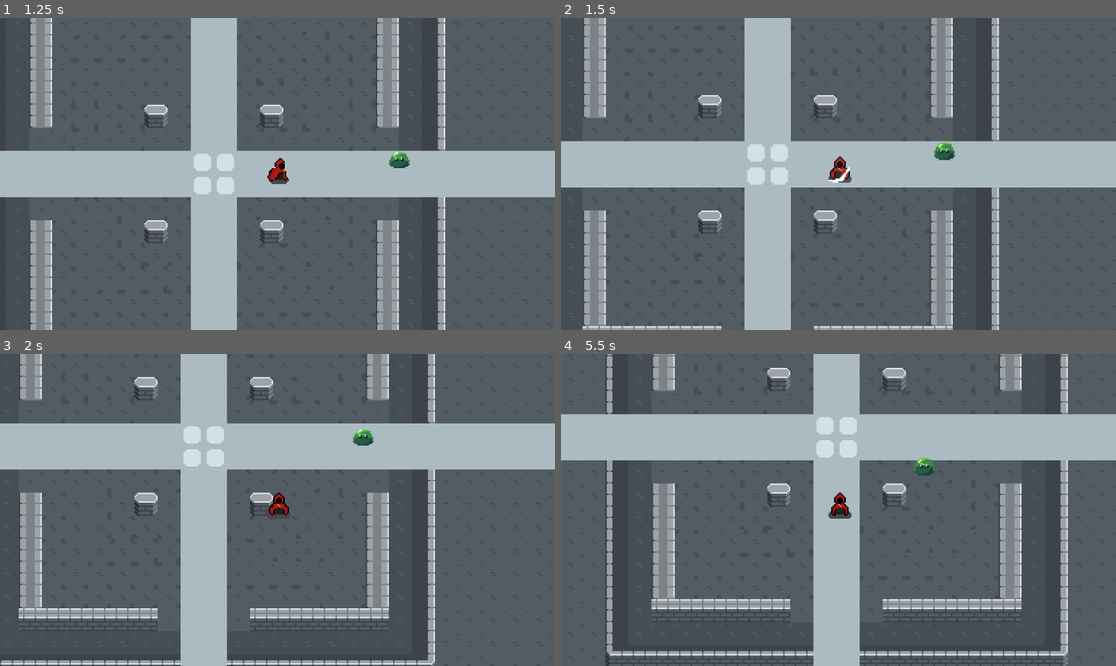
Above: before the commit, frames 1-4 (two rows, left to right).
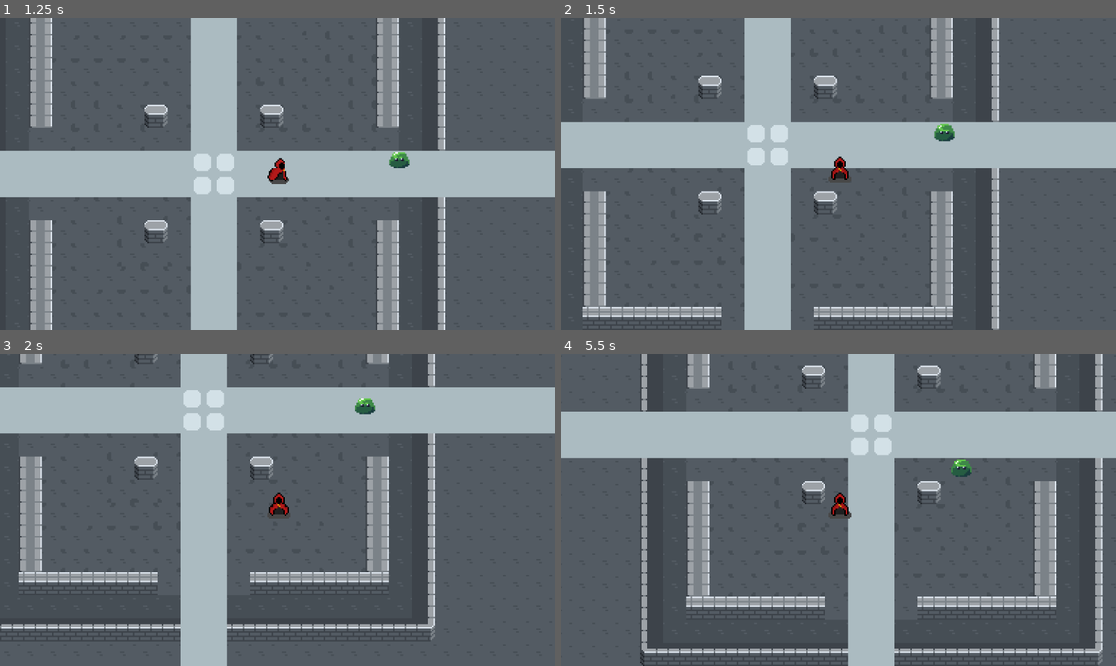
Above: after the commit, the same moments.

Repository: AmanSong/PixelGame
Game: Godot game, scene res://scenes/game.tscn
Two runs of this game, one before a commit and one after it. Both use one fixed random seed, a clock stepped at 60 frames per second and the inputs below.
Inputs:
- Up to frame 1 (1.25 s): hold D (Right) from 0.53 s (still down); tap Space (Slash) at 0.6 s
- Up to frame 2 (1.5 s): release D (Right) at 1.28 s; hold S (Down) from 1.28 s (still down); tap Space (Slash) at 1.35 s
- Up to frame 3 (2 s): keep holding S (Down)
- Up to frame 4 (5.5 s): release S (Down) at 2.03 s; hold D (Right) 2.03-2.78 s; tap Space (Slash) every 0.75 s from 2.1 to 5.1 s; hold W (Up) 2.78-3.53 s; hold A (Left) 3.53-5.03 s; hold S (Down) from 5.03 s (still down)

Frame 1 is identical in both runs. In frame 2, 19% of the frame differs, in the area x 0-100%, y 2-100%; in frame 3, 33%; in frame 4, 36%, in the area x 0-100%, y 0-100%.

Commit message:
tweaked stuff

Diff:
--- /dev/null
+++ b/components/health.gd
@@ -0,0 +1,27 @@
+class_name Health extends Node
+
+@export var max_health: int = 100
+var health: int
+
+func _ready():
+	health = max_health  # Initialize health properly
+
+	# Use instance-based signals instead of global connections
+	if get_parent().name == "Player":
+		Signals.PLAYER_DAMAGED.connect(damage_taken)
+	elif get_parent().name == "Slime":
+		Signals.ENEMY_DAMAGED.connect(damage_taken)
+
+func damage_taken(damage: int):
+	health -= damage
+	print(get_parent().name, " took damage! Current health: ", health)
+
+	if health <= 0:
+		health_depleted()
+
+func max_health_changed(hp: int):
+	max_health = hp
+
+func health_depleted():
+	print(get_parent().name, " died!")
+	get_parent().queue_free()  # Remove the character itself instead of just health node
--- a/scenes/player.tscn
+++ b/scenes/player.tscn
@@ -1,8 +1,9 @@
-[gd_scene load_steps=50 format=3 uid="uid://o48cu05yiwch"]
+[gd_scene load_steps=52 format=3 uid="uid://o48cu05yiwch"]
 
 [ext_resource type="Texture2D" uid="uid://dnxjmtbde2s0t" path="res://assets/sprites/PlayerIdle.png" id="1_3vyb7"]
 [ext_resource type="Script" uid="uid://fh2v422wn2op" path="res://scripts/player.gd" id="1_g2els"]
 [ext_resource type="Texture2D" uid="uid://du1qbkg87m8ev" path="res://assets/sprites/Player_Attacks.png" id="2_qhqgy"]
+[ext_resource type="Script" uid="uid://dg7jfn55050kb" path="res://components/health.gd" id="4_dqkch"]
 
 [sub_resource type="AtlasTexture" id="AtlasTexture_wqfne"]
 atlas = ExtResource("2_qhqgy")
@@ -367,6 +368,9 @@
 radius = 4.0
 
 [sub_resource type="CircleShape2D" id="CircleShape2D_g2els"]
+
+[sub_resource type="CircleShape2D" id="CircleShape2D_dqkch"]
+radius = 11.0
 
 [node name="Player" type="CharacterBody2D"]
 y_sort_enabled = true
@@ -374,13 +378,17 @@
 motion_mode = 1
 script = ExtResource("1_g2els")
 
+[node name="Health" type="Node" parent="."]
+script = ExtResource("4_dqkch")
+metadata/_custom_type_script = "uid://dg7jfn55050kb"
+
 [node name="AnimatedSprite2D" type="AnimatedSprite2D" parent="."]
 position = Vector2(0, 9)
 sprite_frames = SubResource("SpriteFrames_tuyoq")
 animation = &"Attack_Down"
 autoplay = "Front_Idle"
 
-[node name="CollisionShape2D" type="CollisionShape2D" parent="."]
+[node name="Collision_Box" type="CollisionShape2D" parent="."]
 y_sort_enabled = true
 position = Vector2(0, 10)
 shape = SubResource("CircleShape2D_fjrip")
@@ -392,6 +400,17 @@
 position = Vector2(0, -2)
 shape = SubResource("CircleShape2D_g2els")
 
+[node name="Attack_Box" type="Area2D" parent="."]
+monitorable = false
+
+[node name="CollisionShape2D" type="CollisionShape2D" parent="Attack_Box"]
+position = Vector2(0, 13)
+shape = SubResource("CircleShape2D_dqkch")
+debug_color = Color(0.783823, 0.29976, 0.601125, 0.42)
+
+[node name="Attack_CD" type="Timer" parent="."]
+
 [connection signal="animation_finished" from="AnimatedSprite2D" to="." method="animation_finished"]
 [connection signal="body_entered" from="Player_HitBox" to="." method="_on_player_hitbox_body_entered"]
 [connection signal="body_exited" from="Player_HitBox" to="." method="_on_player_hitbox_body_exited"]
+[connection signal="timeout" from="Attack_CD" to="." method="_on_attack_cd_timeout"]
--- a/scenes/slime.tscn
+++ b/scenes/slime.tscn
@@ -1,7 +1,8 @@
-[gd_scene load_steps=15 format=3 uid="uid://dfi6nxu64a2no"]
+[gd_scene load_steps=16 format=3 uid="uid://dfi6nxu64a2no"]
 
 [ext_resource type="Texture2D" uid="uid://chiq074wtnmcv" path="res://assets/sprites/GreenSlime.png" id="1_371uh"]
-[ext_resource type="Script" uid="uid://budml4ui2k3l" path="res://scenes/slime.gd" id="1_p2gj0"]
+[ext_resource type="Script" uid="uid://budml4ui2k3l" path="res://scripts/slime.gd" id="1_p2gj0"]
+[ext_resource type="Script" uid="uid://dg7jfn55050kb" path="res://components/health.gd" id="3_n6pvg"]
 
 [sub_resource type="AtlasTexture" id="AtlasTexture_0l8pv"]
 atlas = ExtResource("1_371uh")
@@ -88,12 +89,10 @@
 animation = &"Slime_Idle"
 autoplay = "Slime_Idle"
 
-[node name="CollisionShape2D" type="CollisionShape2D" parent="."]
+[node name="Collision_Box" type="CollisionShape2D" parent="."]
 shape = SubResource("CircleShape2D_p2gj0")
 
 [node name="DetectArea" type="Area2D" parent="."]
-collision_layer = 3
-collision_mask = 3
 
 [node name="CollisionShape2D" type="CollisionShape2D" parent="DetectArea"]
 scale = Vector2(10, 10)
@@ -106,6 +105,11 @@
 
 [node name="Attack_CD" type="Timer" parent="."]
 
+[node name="Health" type="Node" parent="."]
+script = ExtResource("3_n6pvg")
+max_health = 50
+metadata/_custom_type_script = "uid://dg7jfn55050kb"
+
 [connection signal="body_entered" from="DetectArea" to="." method="_on_detect_area_body_entered"]
 [connection signal="body_exited" from="DetectArea" to="." method="_on_detect_area_body_exited"]
 [connection signal="body_entered" from="HitBox" to="." method="_on_hit_box_body_entered"]
--- a/scripts/Signals.gd
+++ b/scripts/Signals.gd
@@ -1,4 +1,4 @@
 extends Node
 
-signal player_attacks(damage:int)
-signal attack_player(damage:int)
+signal PLAYER_DAMAGED(damage: int)
+signal ENEMY_DAMAGED(damage: int)
--- a/scripts/player.gd
+++ b/scripts/player.gd
@@ -1,38 +1,53 @@
 extends CharacterBody2D
 
 var SPEED = 100
-var HEALTH = 100
+var DAMAGE = 10
 var is_attacking = false
+var basic_cooldown = false
+var attack_offset = 20
 
 @onready var animation = $AnimatedSprite2D
 var direction = "Front_Idle"
 
 func _ready():
-	Signals.connect("attack_player", damage_taken)
 	animation.animation_finished.connect(_animation_finished)
 
 func _physics_process(delta):
-	if Input.is_action_just_pressed("Slash"):
+	if Input.is_action_just_pressed("Slash") and basic_cooldown == false:
 		player_attacking()
 	elif is_attacking == false:
 		player_movement(delta)
 
-
 func player_attacking():
 	is_attacking = true
+	basic_cooldown = true
 
-	if direction == "Front_Idle":
-		animation.play("Attack_Down")
+	# Adjust attack box position based on facing direction
+	match direction:
+		"Front_Idle":
+			$Attack_Box.position = Vector2(0, attack_offset)  # Down
+			animation.play("Attack_Down")
 
-	if direction == "Right_Idle":
-		animation.play("Attack_Side")
+		"Right_Idle":
+			$Attack_Box.position = Vector2(attack_offset, 0)  # Right
+			animation.play("Attack_Side")
 
-	if direction == "Left_Idle":
-		$AnimatedSprite2D.flip_h = true
-		animation.play("Attack_Side")
+		"Left_Idle":
+			$Attack_Box.position = Vector2(-attack_offset, 0)  # Left
+			$AnimatedSprite2D.flip_h = true
+			animation.play("Attack_Side")
 
-	if direction == "Back_Idle":
-		animation.play("Attack_Up")
+		"Back_Idle":
+			$Attack_Box.position = Vector2(0, -attack_offset)  # Up
+			animation.play("Attack_Up")
+
+	# Get all bodies overlapping with Attack_Box
+	var enemies_in_range = $Attack_Box.get_overlapping_bodies()
+	for enemy in enemies_in_range:
+		if enemy.has_node("Health") and enemy != self:  # Check if the enemy has a Health node
+			var health = enemy.get_node("Health")
+			health.damage_taken(DAMAGE)  # Deal damage
+
 
 func player_movement(delta):
 	var input_direction = Input.get_vector("Left", "Right", "Up", "Down")
@@ -64,13 +79,7 @@
 
 func _animation_finished():
 	is_attacking = false
+	$Attack_CD.start()
 
-# take damage from enemies
-func damage_taken(damage):
-	HEALTH -= damage
-
-func _on_player_hitbox_body_entered(body):
-	pass
-
-func _on_player_hitbox_body_exited(body):
-	pass
+func _on_attack_cd_timeout():
+	basic_cooldown = false
--- a/scenes/slime.gd
+++ b/scripts/slime.gd
@@ -6,10 +6,8 @@
 var attack_cd = false
 var player = null
 
-var HEALTH = 50
-
 func _ready():
-	Signals.connect("player_attacks", damage_taken)
+	Signals.connect("PLAYER_DAMAGED", attack_player)
 
 func _physics_process(delta):
 	on_aggro(delta)
@@ -37,16 +35,11 @@
 	player = null
 	chase_player = false
 
-# take damage from player
-func damage_taken(damage):
-	HEALTH -= damage
-	if(HEALTH <= 0):
-		self.queue_free()
-
 # if player enters slime hitbox, attack them
 func _on_hit_box_body_entered(body):
 	if body.name == "Player":
 		attack = true
+
 func _on_hit_box_body_exited(body):
 	if body.name == "Player":
 		attack = false
@@ -54,7 +47,8 @@
 # send signal to attack
 func attack_player():
 	if attack == true and attack_cd == false:
-		Signals.emit_signal("attack_player", 10)
+		print("Slime attacks Player!")
+		Signals.PLAYER_DAMAGED.emit(10)  # Proper signal emission
 		attack_cd = true
 		$Attack_CD.start()
 
Not shown, added: components/health.gd.uid
Renamed: scenes/slime.gd.uid -> scripts/slime.gd.uid
